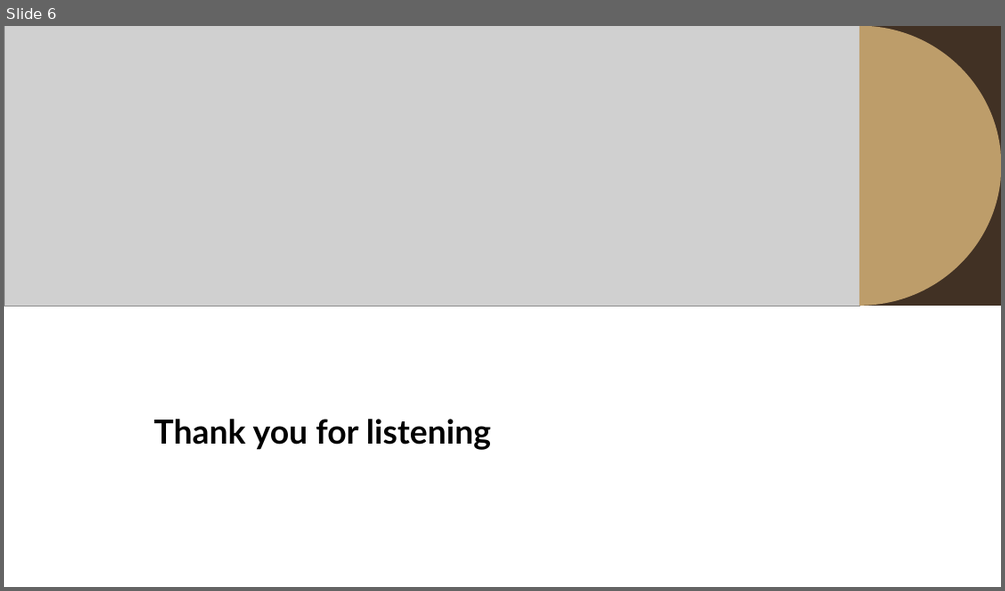
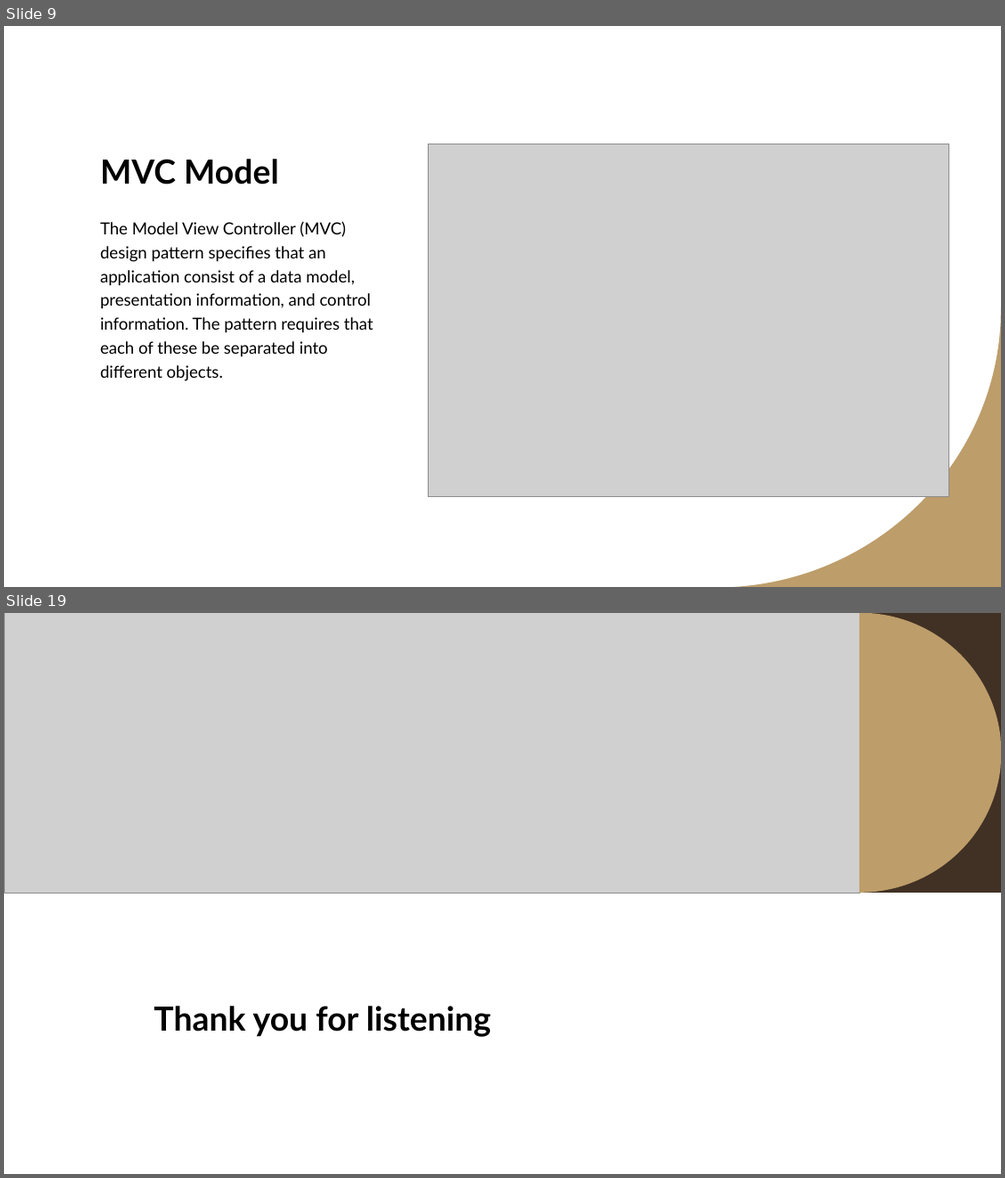
Before and after one commit to khalilAlsulaimani/Software-Engineering-2-Project, a slide deck: report presenatation.pptx. Shown one above the other, each under a label of ours: slide 6 before the commit, slides 9 and 19 after it; the slides between them are not shown. The pictures are 1005x591 and 1005x1178 pixels, drawn with LibreOffice and Linux fonts; fonts in the diff are those of the drawing; grey boxes stand for pictures. Boxes give left, top, right and bottom in pixels: in the first picture for what was removed or moved away, otherwise in the second. Text is boxed around its words. In the diff, an @@ line names an element or a change of style, - is before the commit and + after.

```diff
--- a/report presenatation.pptx
+++ b/report presenatation.pptx
@@ slide 9 added at [4,26,1001,587], background #FFFFFF @@
@@ title added at [100,159,279,184], 32 pt, text #000000, bold @@
+MVC Model
@@ picture added at [428,144,948,496] @@
@@ text added at [100,221,373,381], 16 pt, text #000000 @@
+The Model View Controller (MVC) design pattern specifies that an application consist of a data model, presentation information, and control information. The pattern requires that each of these be separated into different objects.
@@ freeform shape added at [724,309,1001,587], fill #BD9D6A @@
@@ what was slide 6 is now slide 19 @@
```
Also in this commit, not shown: 1 slide changed, 16 other slides added, 4 slides removed, 1 other file.
